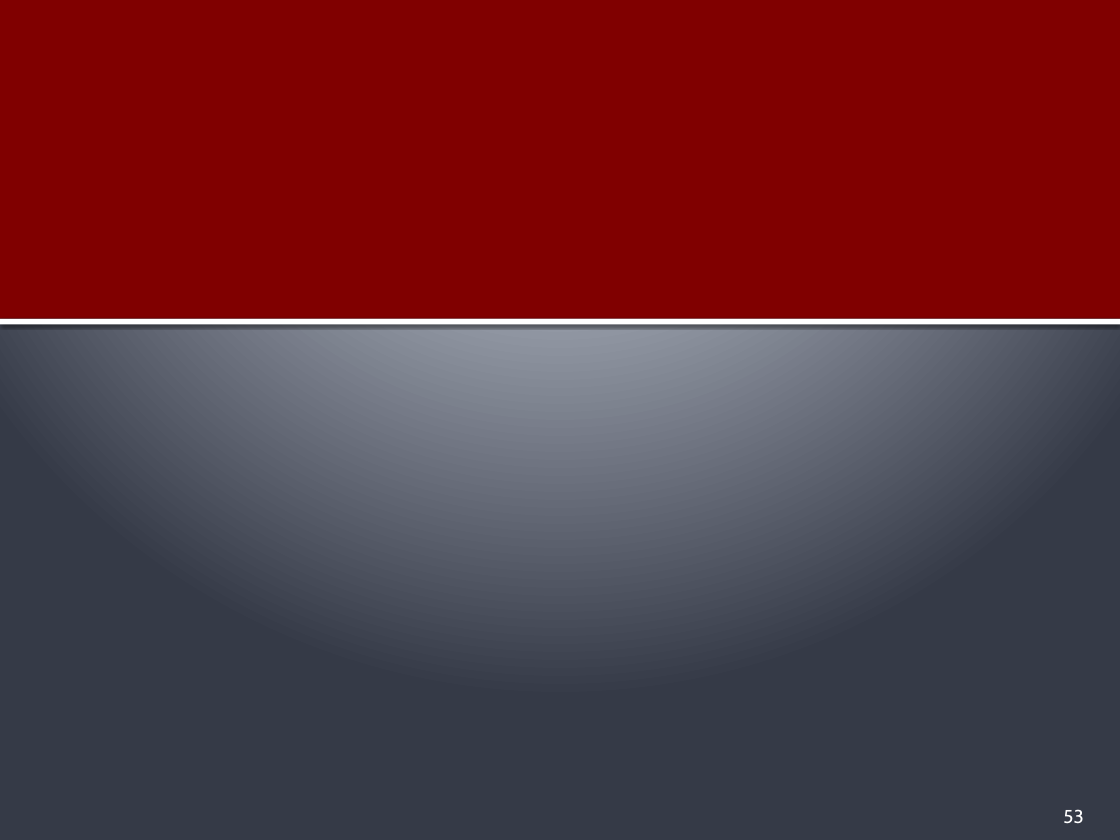
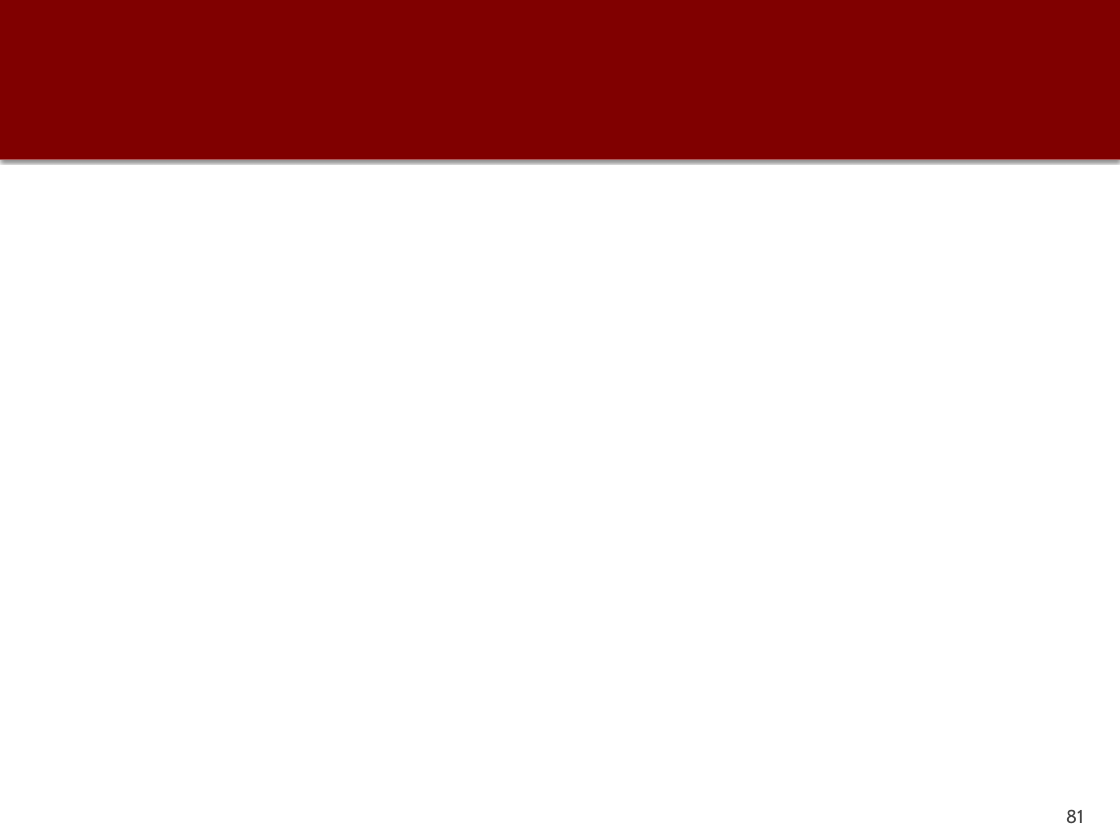
Before and after one commit to PauloGandraSousa/eapliframework, a slide deck: slide 81 of documentation/eapli.framework-Tech-Description.pptx (slide 53 before the commit). Drawn at 1120x840 pixels with LibreOffice and Linux fonts; fonts in the diff are those of the drawing; background and template pictures are left out. Boxes give left, top, right and bottom in pixels: in the first picture for what was removed or moved away, otherwise in the second. Text is boxed around its words. In the diff, an @@ line names an element or a change of style, - is before the commit and + after.

```diff
--- a/documentation/eapli.framework-Tech-Description.pptx
+++ b/documentation/eapli.framework-Tech-Description.pptx
@@ background gradient #C1C5D3 to #BFC4D2 to #353B47 to picture (left out) @@
@@ rectangle: place and size @@
-rectangle at bbox=[0, 0, 1120, 319]
+rectangle at bbox=[0, 0, 1120, 160]
@@ rectangle: place and size @@
-rectangle at bbox=[0, 319, 1120, 325]
+rectangle at bbox=[0, 155, 1120, 160]
@@ page number at bbox=[1066, 809, 1084, 823]: text changed; text colour #FFFFFF to #454545 @@
-53
+81
```
Also in this commit, not shown: 18 other slides changed, 33 slides added, 8 slides removed, 1 other file.
